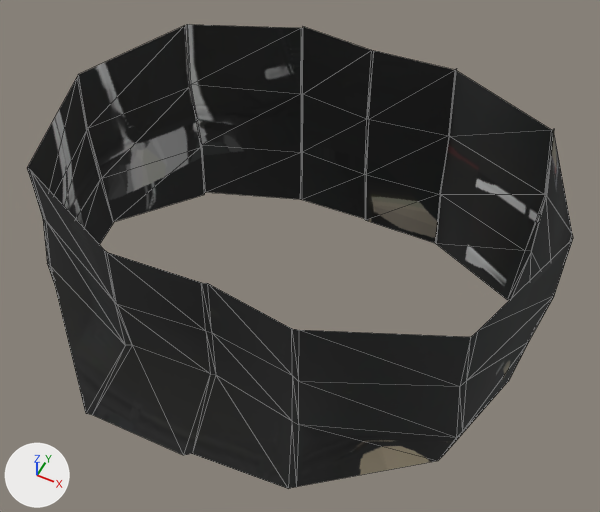
The glTF model site/assets/engine/019-tube.glb: old version first, new version second.
One viewpoint serves both versions: a 50 mm camera at (0.205, -0.394, 1.297) aimed at (0.004, 0.008, 0.795). The axes (+X, +Y, +Z) are drawn at lower left. The lights are the same throughout. The older version comes first. Mesh edges are drawn as thin lines. Vertices at exactly the same position are counted once.

The first picture shows 'geometry_0'.
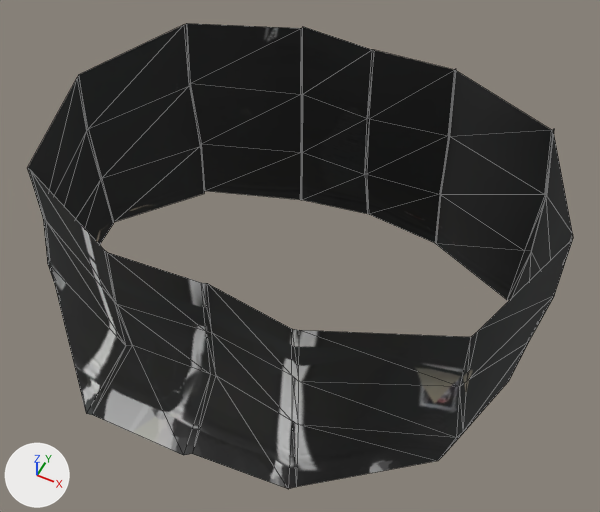
Boxes [x1, y1, x2, y2] around the edits, measured in the pictures (600 x 512 px; the box of a moved part takes in the faces that stretch with it):
'geometry_0', reshaped: before [27, 24, 573, 489]; after [28, 24, 573, 489]
part 1 of me_geometry_0, moved or reshaped: before [78, 24, 552, 243]; after [79, 24, 552, 243]
part 2 of me_geometry_0, surface changed: [28, 24, 561, 488] in both

The change, as a list of edits to the scene's bpy script:
```text
Change me_geometry_0:
    used by ob_geometry_0; location = (0.0, 0.0, 0.0)
    remove me_geometry_0.from_pydata(...)  # 108 vertices, 162 faces; spans x -0.201..0.199, y -0.17..0.171, z 0.685..0.902
    add me_geometry_0.from_pydata(...)  # 108 vertices, 162 faces; spans x -0.201..0.199, y -0.17..0.178, z 0.685..0.902
    me_geometry_0 part 1
    2 vertices are removed from x -0.002, y 0.152, z 0.828..0.9
    24 faces are deleted
    6 vertices in x -0.164..-0.156, y 0.113..0.12, z 0.701..0.9 move by (-0.001, 0.001, 0.0)
    4 vertices in x -0.003..-0.001, y 0.152..0.158, z 0.757..0.9 move by (0.0, 0.001, 0.0)
    4 vertices move from x -0.16..-0.002, y 0.116..0.171, z 0.685..0.9 to x -0.162..-0.002, y 0.118..0.178, z 0.685..0.9
    2 vertices are added at (-0.002, 0.153, 0.828), (-0.002, 0.153, 0.9)
    24 new faces join them
    me_geometry_0 part 2: 142 kept faces spanning x -0.201..0.199, y -0.17..0.178, z 0.685..0.902 get new texture (UV) coordinates
```
